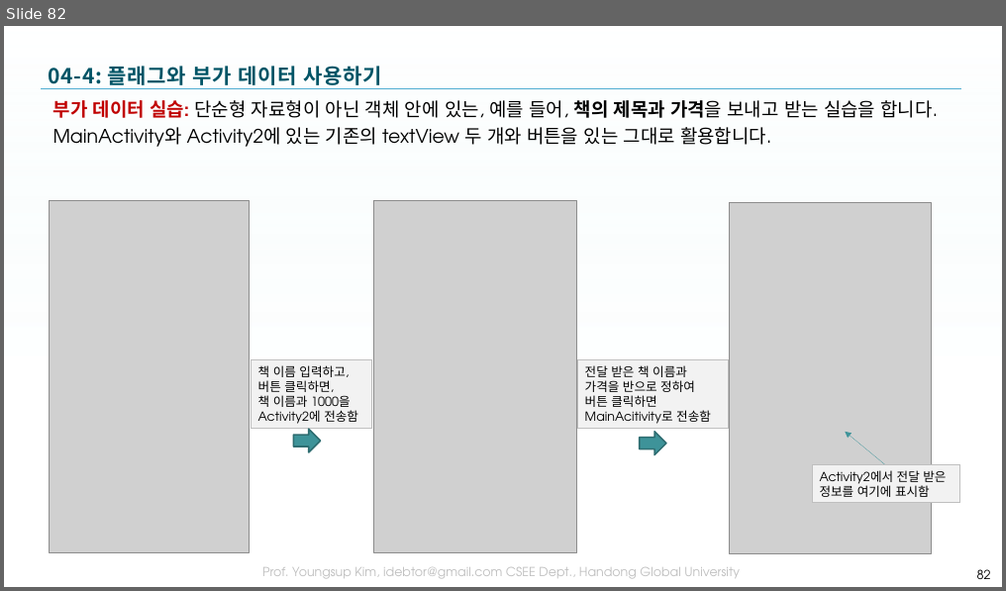
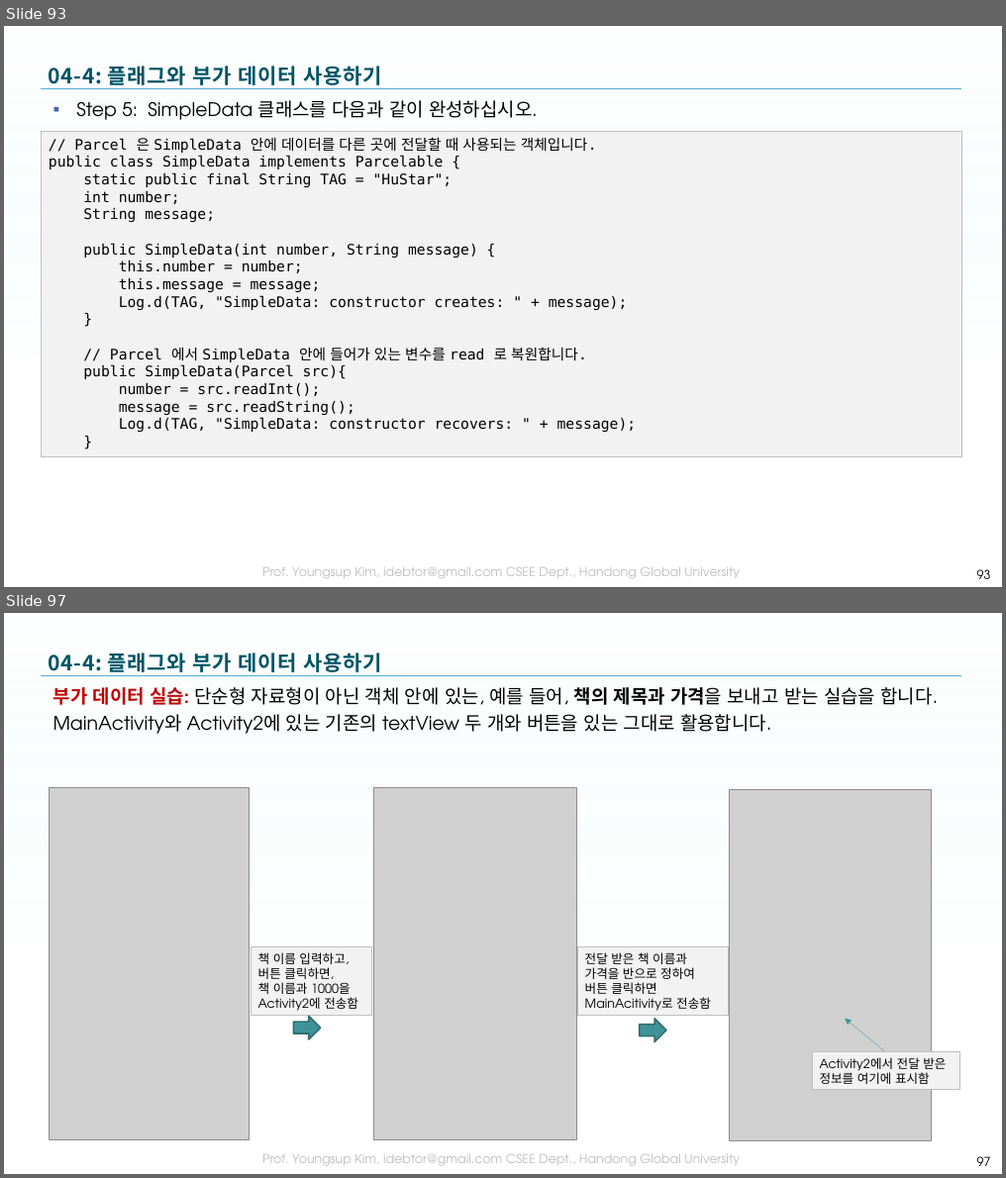
Before and after one commit to tae7841/HuStarAS, a slide deck: ppts/04Activity.pptx. Shown one above the other, each under a label of ours: slide 82 before the commit, slides 93 and 97 after it; the slides between them are not shown. The pictures are 1006x591 and 1006x1178 pixels, drawn with LibreOffice and Linux fonts; fonts in the diff are those of the drawing; grey boxes stand for pictures; background and template pictures are left out. Boxes give left, top, right and bottom in pixels: in the first picture for what was removed or moved away, otherwise in the second. Text is boxed around its words. In the diff, an @@ line names an element or a change of style, - is before the commit and + after.

```diff
--- a/ppts/04Activity.pptx
+++ b/ppts/04Activity.pptx
@@ slide 93 added at [4, 26, 1002, 587], background picture (left out); not listed: 3 template elements that a slide beside it also shows @@
@@ title added at [49, 66, 382, 85], 20 pt, text gradient #005466 to #005061 to #003E4B, bold @@
+04-4: 플래그와 부가 데이터 사용하기
@@ text added at [76, 100, 538, 120], 18 pt, text #000000 @@
+▪ Step 5: SimpleData 클래스를 다음과 같이 완성하십시오.
@@ rectangle added at [42, 132, 962, 457], fill #F2F2F2, outline #BFBFBF 0.75 pt, 14 pt, text #000000 @@
+// Parcel 은 SimpleData 안에 데이터를 다른 곳에 전달할 때 사용되는 객체입니다.
+public class SimpleData implements Parcelable {
+static public final String TAG = "HuStar";
+int number;
+String message;
+public SimpleData(int number, String message) {
+this.number = number;
+this.message = message;
+Log.d(TAG, "SimpleData: constructor creates: " + message);
+}
+// Parcel 에서 SimpleData 안에 들어가 있는 변수를 read 로 복원합니다.
+public SimpleData(Parcel src){
+number = src.readInt();
+message = src.readString();
+Log.d(TAG, "SimpleData: constructor recovers: " + message);
+}
@@ page number added at [977, 570, 991, 579], 12 pt, text #000000 @@
+93
@@ what was slide 82 is now slide 97 @@
@@ page number at [977, 1157, 991, 1166]: text changed @@
-82
+97
```
Also in this commit, not shown: 9 slides changed, 14 other slides added.
